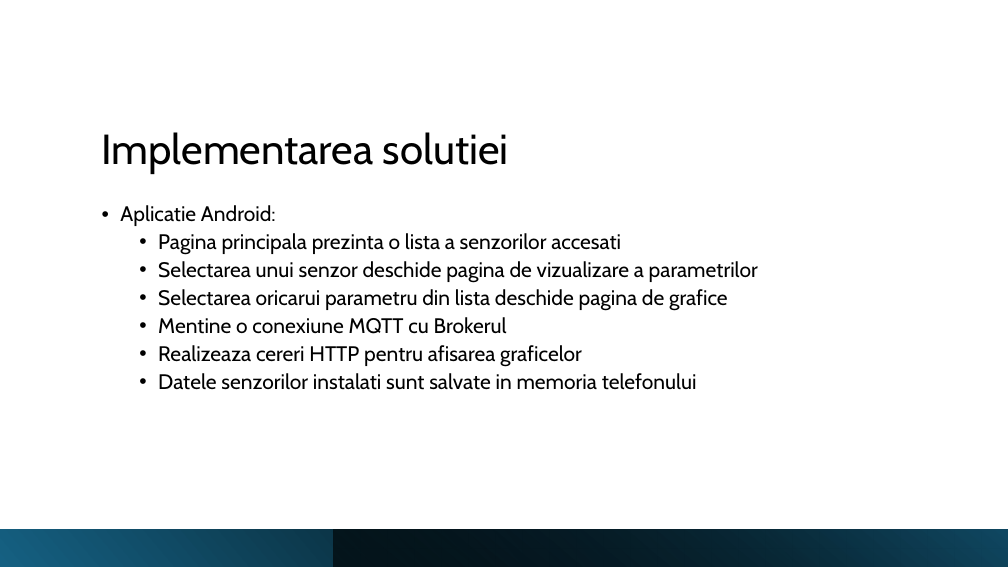
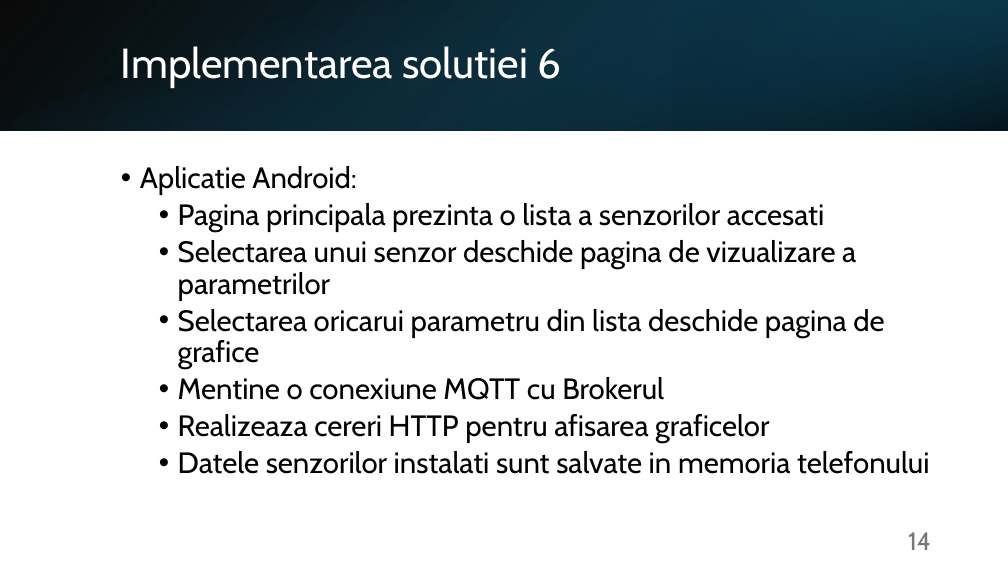
Before and after one commit to Coposescu/IoTDocumentation, a slide deck: slide 14 of Coposescu_Mihai_Octavian_prezentare.pptx (slide 15 before the commit). Drawn at 1008x567 pixels with LibreOffice and Linux fonts; fonts in the diff are those of the drawing. Boxes give left, top, right and bottom in pixels: in the first picture for what was removed or moved away, otherwise in the second. Text is boxed around its words. In the diff, an @@ line names an element or a change of style, - is before the commit and + after.

```diff
--- a/Coposescu_Mihai_Octavian_prezentare.pptx
+++ b/Coposescu_Mihai_Octavian_prezentare.pptx
@@ rectangle added at (x1=0, y1=0, x2=1008, y2=130), fill gradient #000000 to #104862 @@
@@ rectangle added at (x1=0, y1=0, x2=1008, y2=130), fill gradient #156082 to #000000 @@
@@ title "Implementarea solutiei 6" at (x1=121, y1=46, x2=562, y2=88): vertical alignment bottom to middle @@
@@ rectangle added at (x1=672, y1=0, x2=1008, y2=130), fill gradient #0B3041 to #156082 @@
@@ title at (x1=121, y1=46, x2=562, y2=88): text changed; text colour #000000 to #FFFFFF @@
-Implementarea solutiei
+Implementarea solutiei 6
@@ text "Aplicatie Android:" moved from (x1=120, y1=205, x2=758, y2=390) to (x1=140, y1=166, x2=930, y2=474) @@
@@ text "Aplicatie Android:" at (x1=140, y1=166, x2=930, y2=474): size 20 to 28 pt @@
@@ rectangle removed at (x1=0, y1=529, x2=1008, y2=567) @@
@@ rectangle removed at (x1=334, y1=529, x2=1008, y2=567) @@
@@ page number added at (x1=908, y1=532, x2=931, y2=550), 24 pt, text #797979 @@
+14
```
Also in this commit, not shown: 16 other slides changed, 5 slides added, 6 slides removed, 9 other files.
